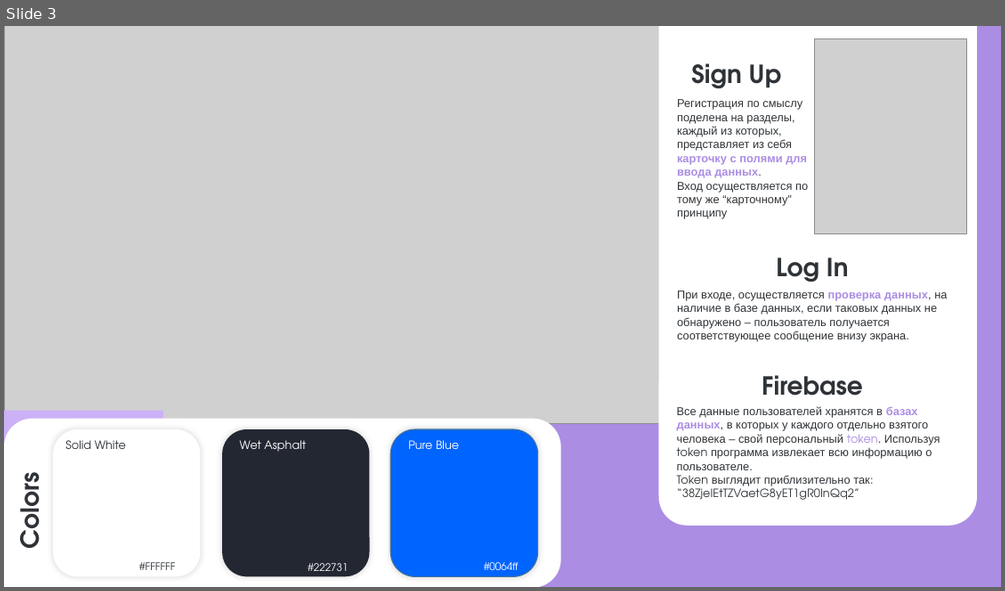
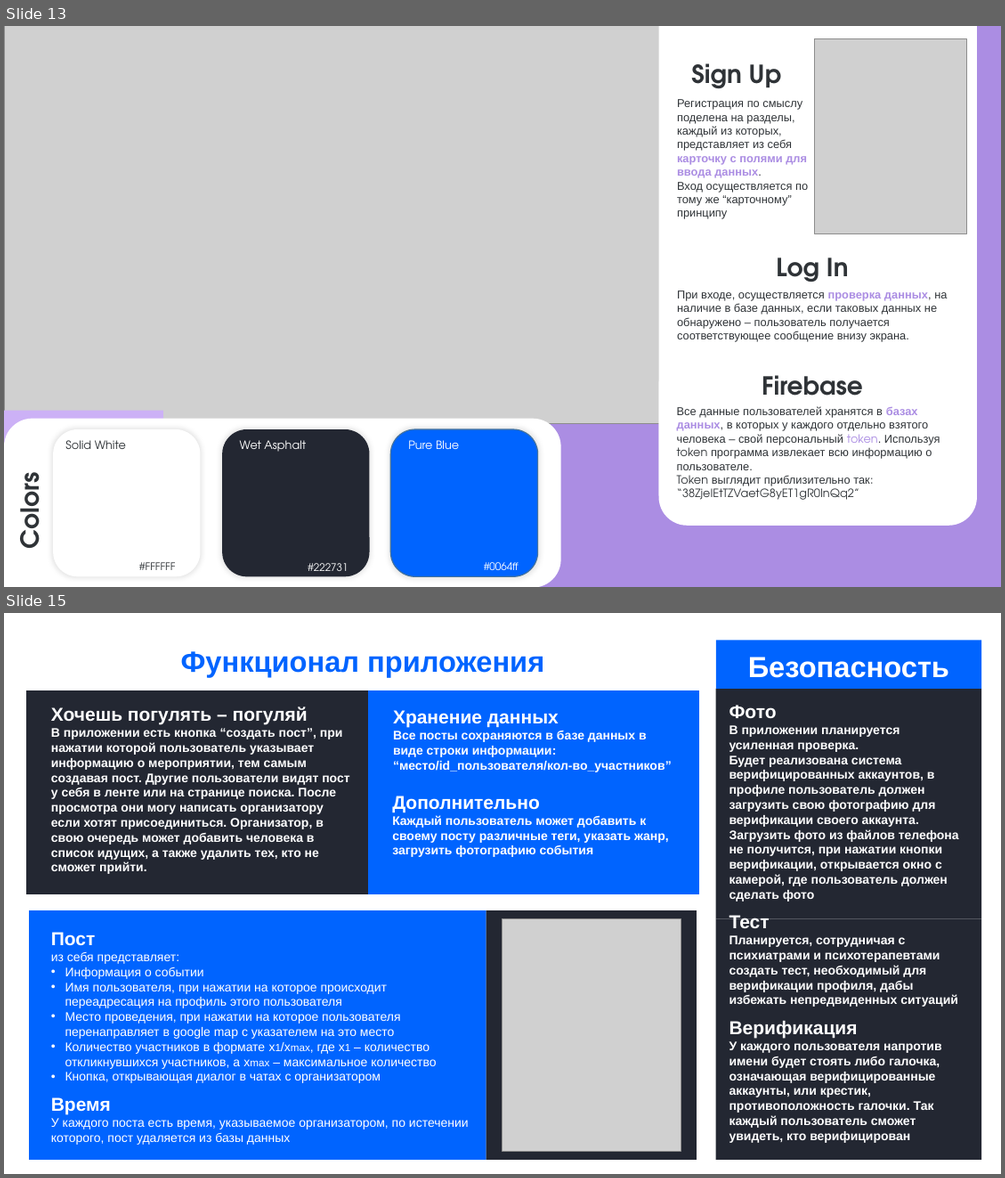
Before and after one commit to Nik134570/M.A.T.E, a slide deck: MATE_Final.pptx. Shown one above the other, each under a label of ours: slide 3 before the commit, slides 13 and 15 after it; the slides between them are not shown. The pictures are 1005x591 and 1005x1178 pixels, drawn with LibreOffice and Linux fonts; fonts in the diff are those of the drawing; grey boxes stand for pictures. Boxes give left, top, right and bottom in pixels: in the first picture for what was removed or moved away, otherwise in the second. Text is boxed around its words. In the diff, an @@ line names an element or a change of style, - is before the commit and + after.

```diff
--- a/MATE_Final.pptx
+++ b/MATE_Final.pptx
@@ slide 15 added at (4, 613, 1001, 1174), background #FFFFFF @@
@@ rectangle added at (29, 639, 696, 688), fill #FFFFFF, outline #FFFFFF 6 pt @@
@@ text added at (181, 651, 544, 676), 28 pt, text #0064FF, bold @@
+Функционал приложения
@@ rectangle added at (716, 640, 981, 689), fill #0064FF @@
@@ text added at (748, 657, 949, 678), 28 pt, text #FFFFFF, bold @@
+Безопасность
@@ rectangle added at (29, 688, 371, 892), fill #232732, outline #232732 6 pt @@
@@ rectangle added at (372, 688, 696, 789), fill #0064FF, outline #0064FF 6 pt @@
@@ rectangle added at (716, 689, 981, 919), fill #232732 @@
@@ rectangle added at (44, 699, 362, 847), outline #232732 6 pt, 12 pt, text #FFFFFF, bold @@
+Хочешь погулять – погуляй
+В приложении есть кнопка “создать пост”, при нажатии которой пользователь указывает информацию о мероприятии, тем самым создавая пост. Другие пользователи видят пост у себя в ленте или на странице поиска. После просмотра они могу написать организатору если хотят присоединиться. Организатор, в свою очередь может добавить человека в список идущих, а также удалить тех, кто не сможет прийти.
@@ text added at (393, 710, 672, 772), 12 pt, text #FFFFFF, bold @@
+Хранение данных
+Все посты сохраняются в базе данных в виде строки информации:
+“место/id_пользователя/кол-во_участников”
@@ text added at (729, 705, 959, 901), 12 pt, text #FFFFFF, bold @@
+Фото
+В приложении планируется усиленная проверка.
+Будет реализована система верифицированных аккаунтов, в профиле пользователь должен загрузить свою фотографию для верификации своего аккаунта. Загрузить фото из файлов телефона не получится, при нажатии кнопки верификации, открывается окно с камерой, где пользователь должен сделать фото
@@ rectangle added at (372, 788, 696, 891), fill #0064FF, outline #0064FF 6 pt @@
@@ text added at (392, 795, 669, 857), 12 pt, text #FFFFFF, bold @@
+Дополнительно
+Каждый пользователь может добавить к своему посту различные теги, указать жанр, загрузить фотографию события
@@ rectangle added at (29, 910, 485, 1159), fill #0064FF @@
@@ text added at (51, 932, 436, 1083), 12 pt, text #FFFFFF @@
+Пост
+из себя представляет:
+• Информация о событии
+• Имя пользователя, при нажатии на которое происходит переадресация на профиль этого пользователя
+• Место проведения, при нажатии на которое пользователя перенаправляет в google map с указателем на это место
+• Количество участников в формате x1/xmax, где x1 – количество откликнувшихся участников, а xmax – максимальное количество
+• Кнопка, открывающая диалог в чатах с организатором
@@ rectangle added at (486, 910, 696, 1159), fill #232732 @@
@@ picture added at (502, 919, 680, 1151) @@
@@ rectangle added at (716, 919, 981, 1159), fill #232732 @@
@@ text added at (729, 915, 958, 1006), 12 pt, text #FFFFFF, bold @@
+Тест
+Планируется, сотрудничая с психиатрами и психотерапевтами создать тест, необходимый для верификации профиля, дабы избежать непредвиденных ситуаций
@@ text added at (729, 1020, 941, 1143), 12 pt, text #FFFFFF, bold @@
+Верификация
+У каждого пользователя напротив имени будет стоять либо галочка, означающая верифицированные аккаунты, или крестик, противоположность галочки. Так каждый пользователь сможет увидеть, кто верифицирован
@@ text added at (51, 1097, 469, 1144), 12 pt, text #FFFFFF @@
+Время
+У каждого поста есть время, указываемое организатором, по истечении которого, пост удаляется из базы данных
@@ what was slide 3 is now slide 13 @@
```
Also in this commit, not shown: 2 slides changed, 14 other slides added.
